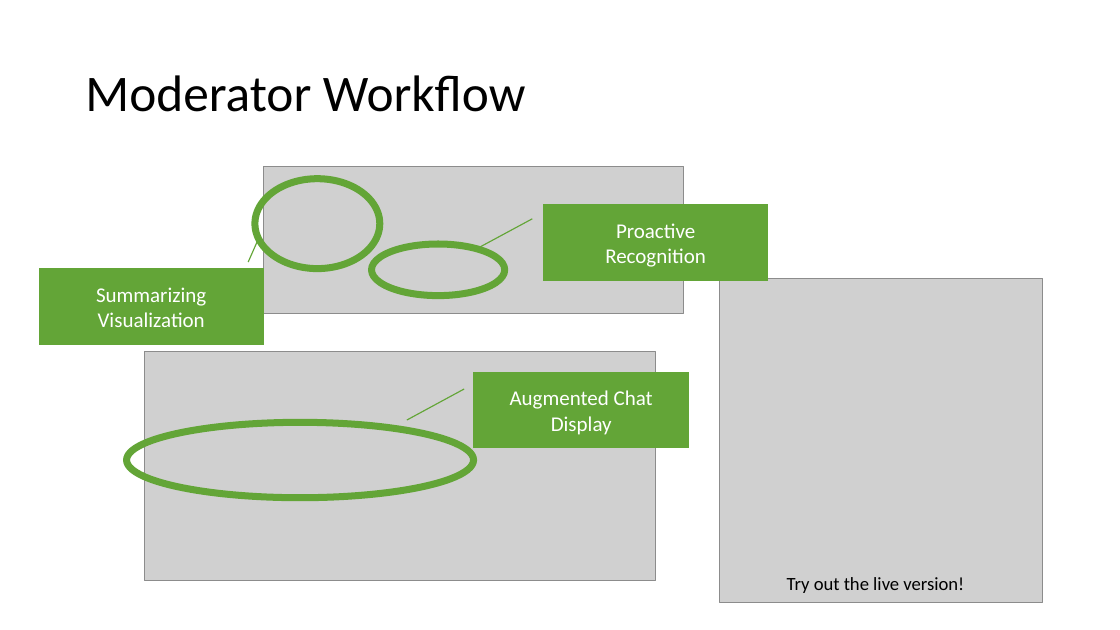
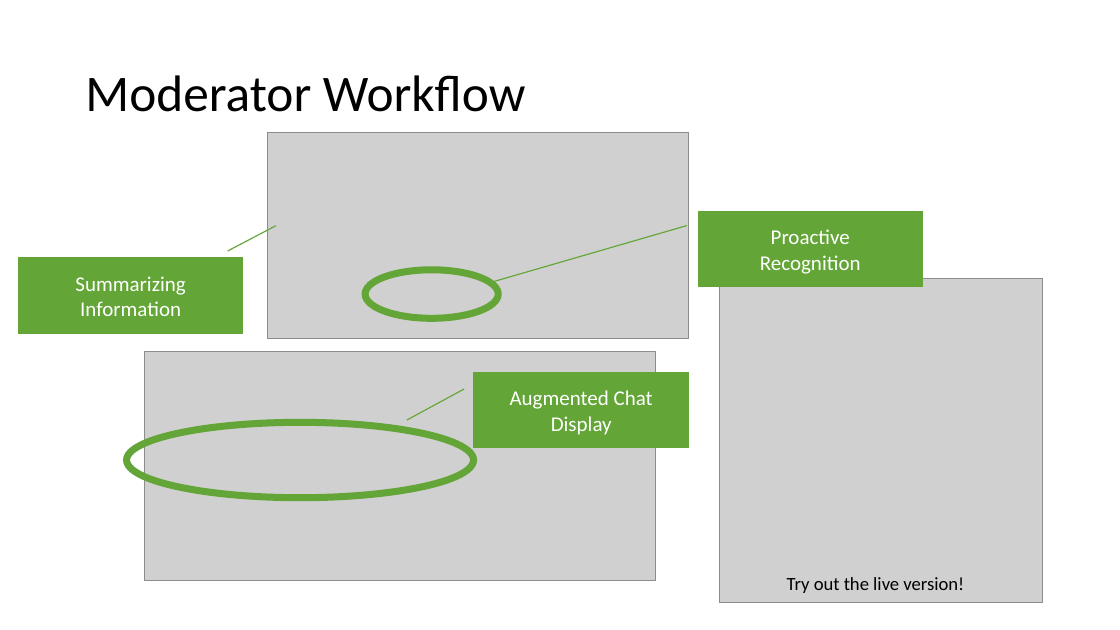
Before and after one commit to Tobias314/CantaloupeStartHack23, a slide deck: slide 10 of Supercell_Cantaloupe.pptx. Drawn at 1120x630 pixels with LibreOffice and Linux fonts; fonts in the diff are those of the drawing; grey boxes stand for pictures. Boxes give left, top, right and bottom in pixels: in the first picture for what was removed or moved away, otherwise in the second. Text is boxed around its words. In the diff, an @@ line names an element or a change of style, - is before the commit and + after.

Commit message:
pitch update

```diff
--- a/Supercell_Cantaloupe.pptx
+++ b/Supercell_Cantaloupe.pptx
@@ picture: place and size @@
-picture at box(263, 166, 684, 313)
+picture at box(267, 133, 688, 339)
@@ ellipse removed at box(255, 179, 381, 269) @@
@@ border callout "Proactive": place and size @@
-border callout "Proactive" at box(544, 205, 768, 281)
+border callout "Proactive" at box(698, 212, 923, 287)
@@ border callout "Proactive" at box(698, 212, 923, 287): proportions changed @@
@@ border callout "Summarizing" at box(18, 258, 243, 334): proportions changed @@
@@ border callout "Summarizing": place and size @@
-border callout "Summarizing" at box(39, 269, 264, 344)
+border callout "Summarizing" at box(18, 258, 243, 334)
@@ ellipse: place and size @@
-ellipse at box(371, 244, 505, 295)
+ellipse at box(365, 270, 499, 318)
@@ text in border callout at box(80, 301, 181, 316): text changed @@
-Visualization
+Information
```
Also in this commit, not shown: 1 other file.
